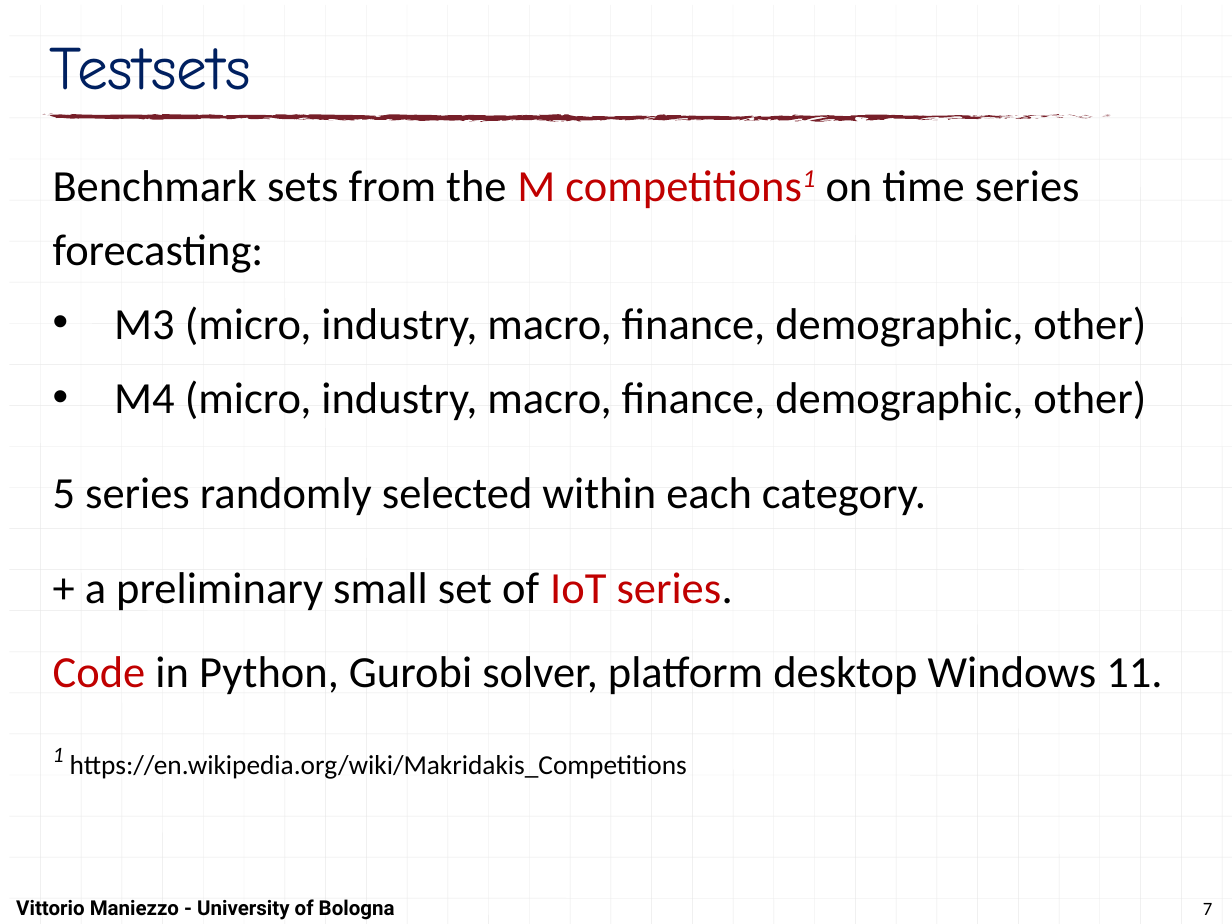
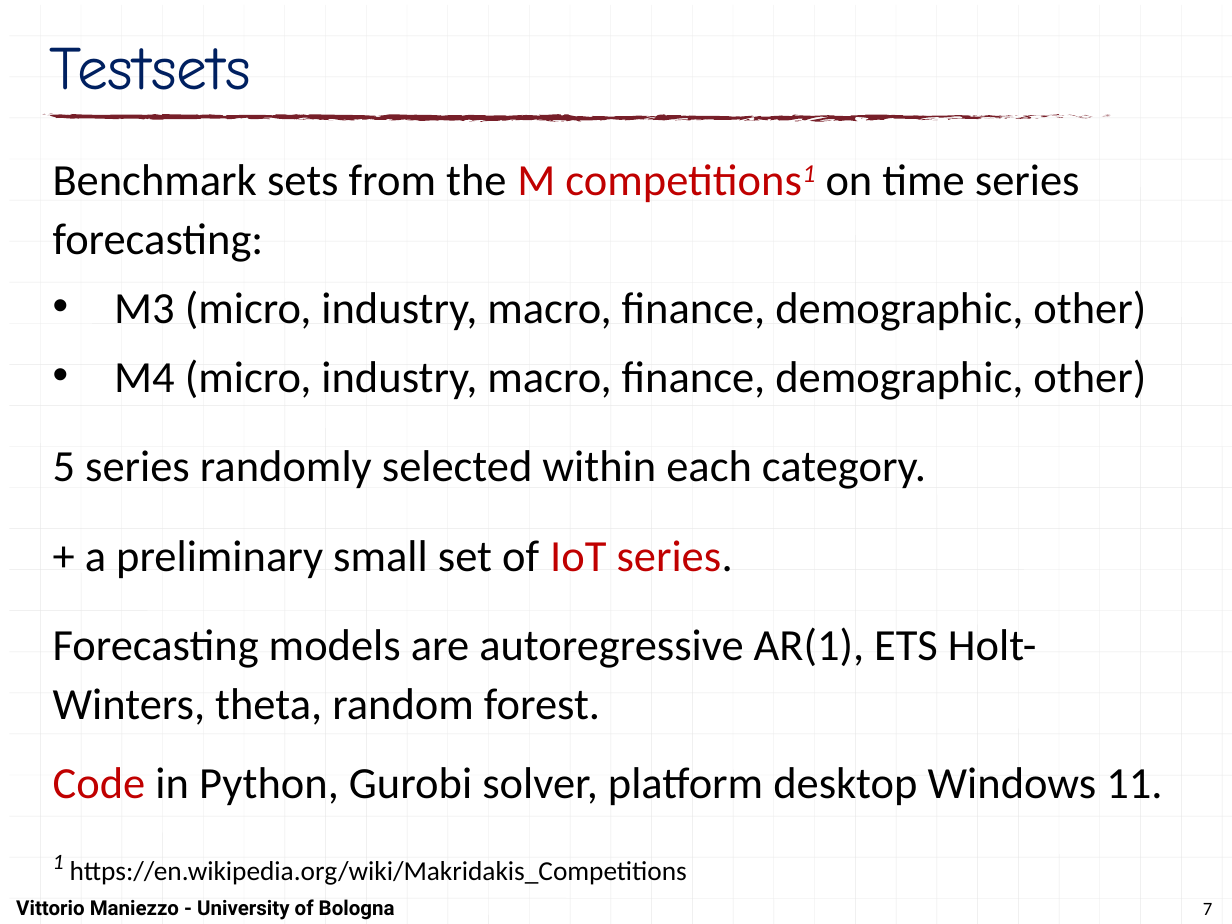
Before and after one commit to maniezzo/segmentation, a slide deck: slide 7 of doc/IOCFC26/forecastSegmentation.pptx. Drawn at 1232x924 pixels with LibreOffice and Linux fonts; fonts in the diff are those of the drawing. Boxes give left, top, right and bottom in pixels: in the first picture for what was removed or moved away, otherwise in the second. Text is boxed around its words. In the diff, an @@ line names an element or a change of style, - is before the commit and + after.

```diff
--- a/doc/IOCFC26/forecastSegmentation.pptx
+++ b/doc/IOCFC26/forecastSegmentation.pptx
@@ text at <box>53,164,1162,885</box>: line spacing 1.2 to 1.1 @@
@@ text at <box>53,627,1037,725</box>: paragraph added @@
+Forecasting models are autoregressive AR(1), ETS Holt-Winters, theta, random forest.
```
Also in this commit, not shown: 3 other slides changed, 28 other files.
